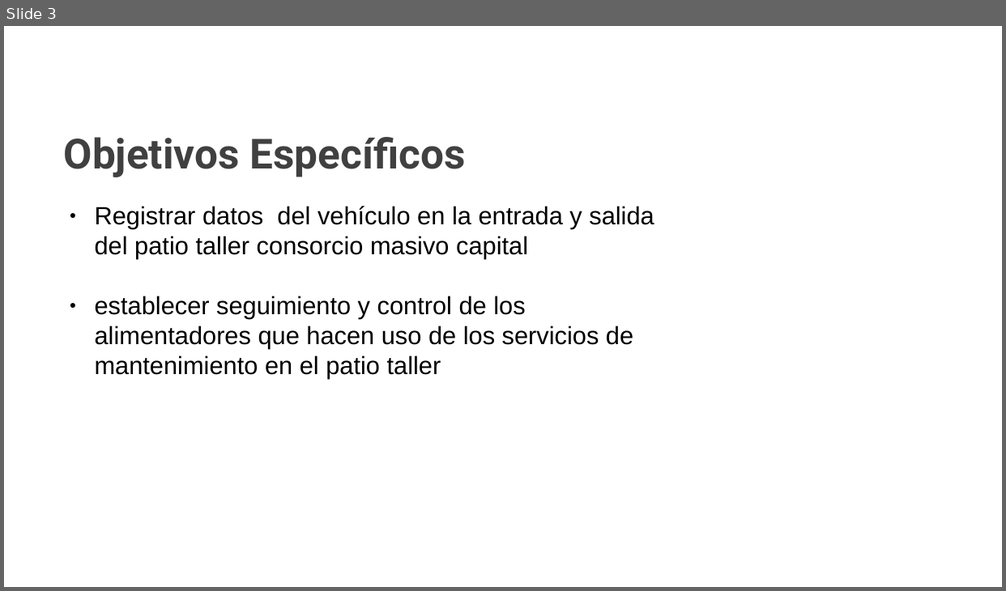
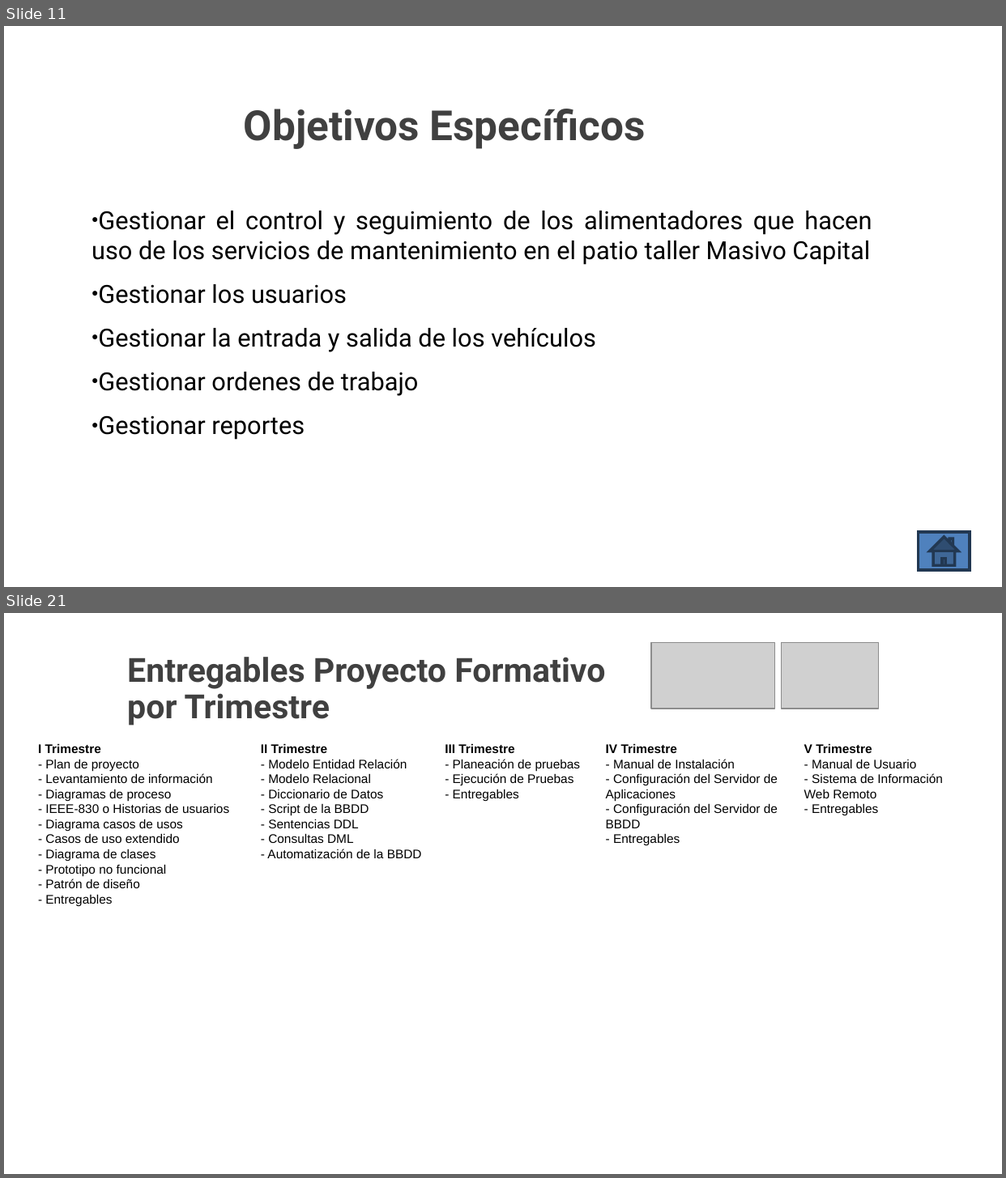
Before and after one commit to Mmartinez951/Desarrollo_Final_EntryMC, a slide deck: 1.Docs/Trimestre I/Presentación EntryMC.pptx. Shown one above the other, each under a label of ours: slide 3 before the commit, slides 11 and 21 after it; the slides between them are not shown. The pictures are 1006x591 and 1006x1178 pixels, drawn with LibreOffice and Linux fonts; fonts in the diff are those of the drawing; grey boxes stand for pictures; background and template pictures are left out. Boxes give left, top, right and bottom in pixels: in the first picture for what was removed or moved away, otherwise in the second. Text is boxed around its words. In the diff, an @@ line names an element or a change of style, - is before the commit and + after.

```diff
--- a/1.Docs/Trimestre I/Presentación EntryMC.pptx
+++ b/1.Docs/Trimestre I/Presentación EntryMC.pptx
@@ slide 21 added at [4, 613, 1002, 1174], background picture (left out) @@
@@ title added at [127, 657, 605, 726], 24 pt, text #404040, bold @@
+Entregables Proyecto Formativo por Trimestre
@@ picture added at [652, 643, 775, 709] @@
@@ picture added at [782, 643, 878, 709] @@
@@ text added at [38, 743, 229, 906], 9 pt, text #000000 @@
+I Trimestre
+- Plan de proyecto
+- Levantamiento de información
+- Diagramas de proceso
+- IEEE-830 o Historias de usuarios
+- Diagrama casos de usos
+- Casos de uso extendido
+- Diagrama de clases
+- Prototipo no funcional
+- Patrón de diseño
+- Entregables
@@ text added at [261, 743, 422, 858], 9 pt, text #000000 @@
+II Trimestre
+- Modelo Entidad Relación
+- Modelo Relacional
+- Diccionario de Datos
+- Script de la BBDD
+- Sentencias DDL
+- Consultas DML
+- Automatización de la BBDD
@@ text added at [445, 743, 581, 802], 9 pt, text #000000 @@
+III Trimestre
+- Planeación de pruebas
+- Ejecución de Pruebas
+- Entregables
@@ text added at [606, 743, 778, 846], 9 pt, text #000000 @@
+IV Trimestre
+- Manual de Instalación
+- Configuración del Servidor de Aplicaciones
+- Configuración del Servidor de BBDD
+- Entregables
@@ text added at [804, 743, 942, 816], 9 pt, text #000000 @@
+V Trimestre
+- Manual de Usuario
+- Sistema de Información Web Remoto
+- Entregables
@@ what was slide 3 is now slide 11 @@
@@ slide 11 changed as well @@
@@ title "Objetivos Específicos": place and size @@
-title "Objetivos Específicos" at [64, 137, 466, 177]
+title "Objetivos Específicos" at [244, 109, 646, 149]
@@ title "Objetivos Específicos" at [244, 109, 646, 149]: indent changed; line spacing 1 to 0.9; vertical alignment top to middle @@
@@ text at [91, 211, 872, 440]: text changed; font Arial to Roboto @@
-● Registrar datos del vehículo en la entrada y salida del patio taller consorcio masivo capital
-● establecer seguimiento y control de los alimentadores que hacen uso de los servicios de mantenimiento en el patio taller
+● Gestionar el control y seguimiento de los alimentadores que hacen uso de los servicios de mantenimiento en el patio taller Masivo Capital
+● Gestionar los usuarios
+● Gestionar la entrada y salida de los vehículos
+● Gestionar ordenes de trabajo
+● Gestionar reportes
@@ action button home added at [918, 532, 969, 570], fill #4F81BD, outline #233953 2 pt @@
```
Also in this commit, not shown: 5 other slides changed, 19 other slides added, 4 slides removed.
